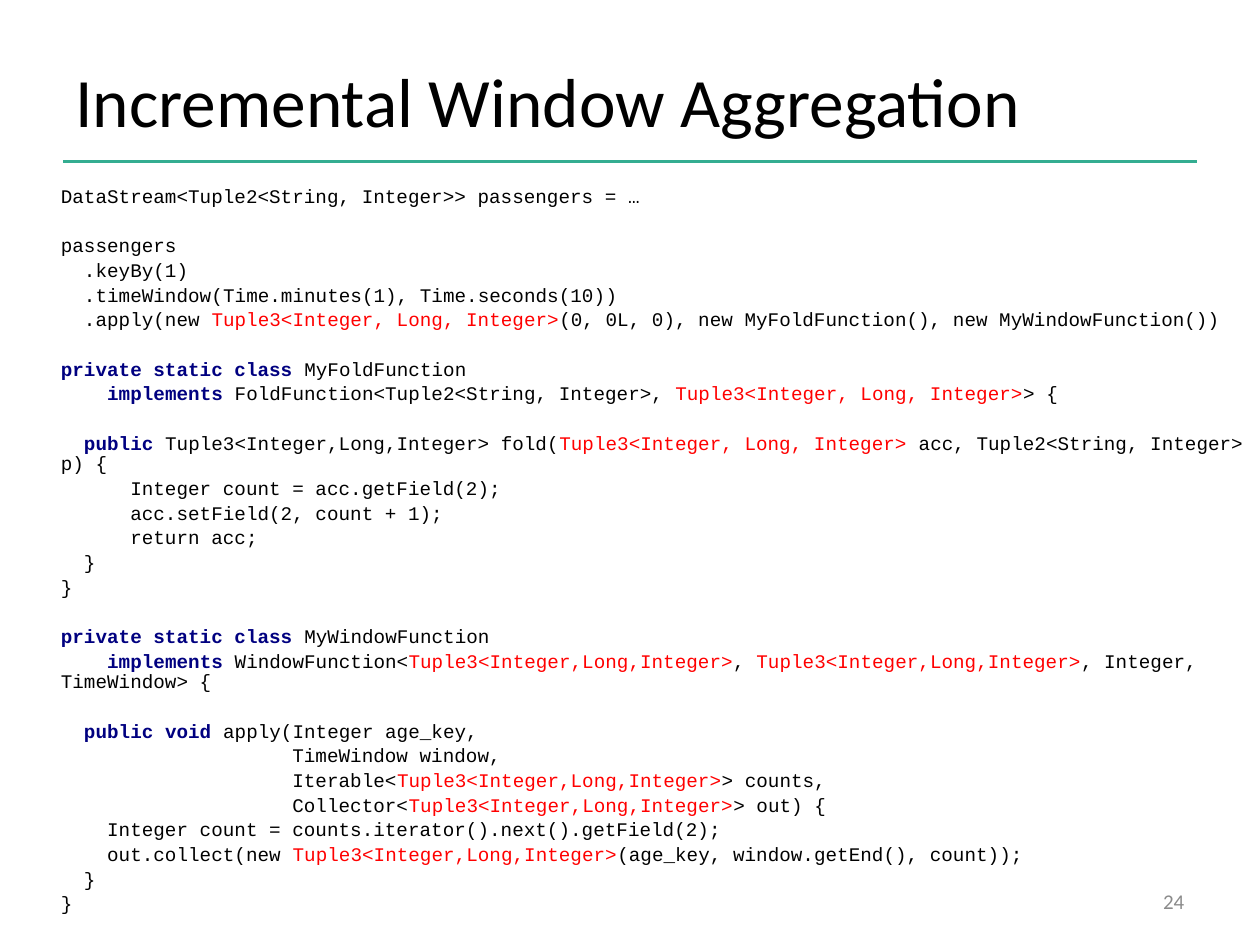
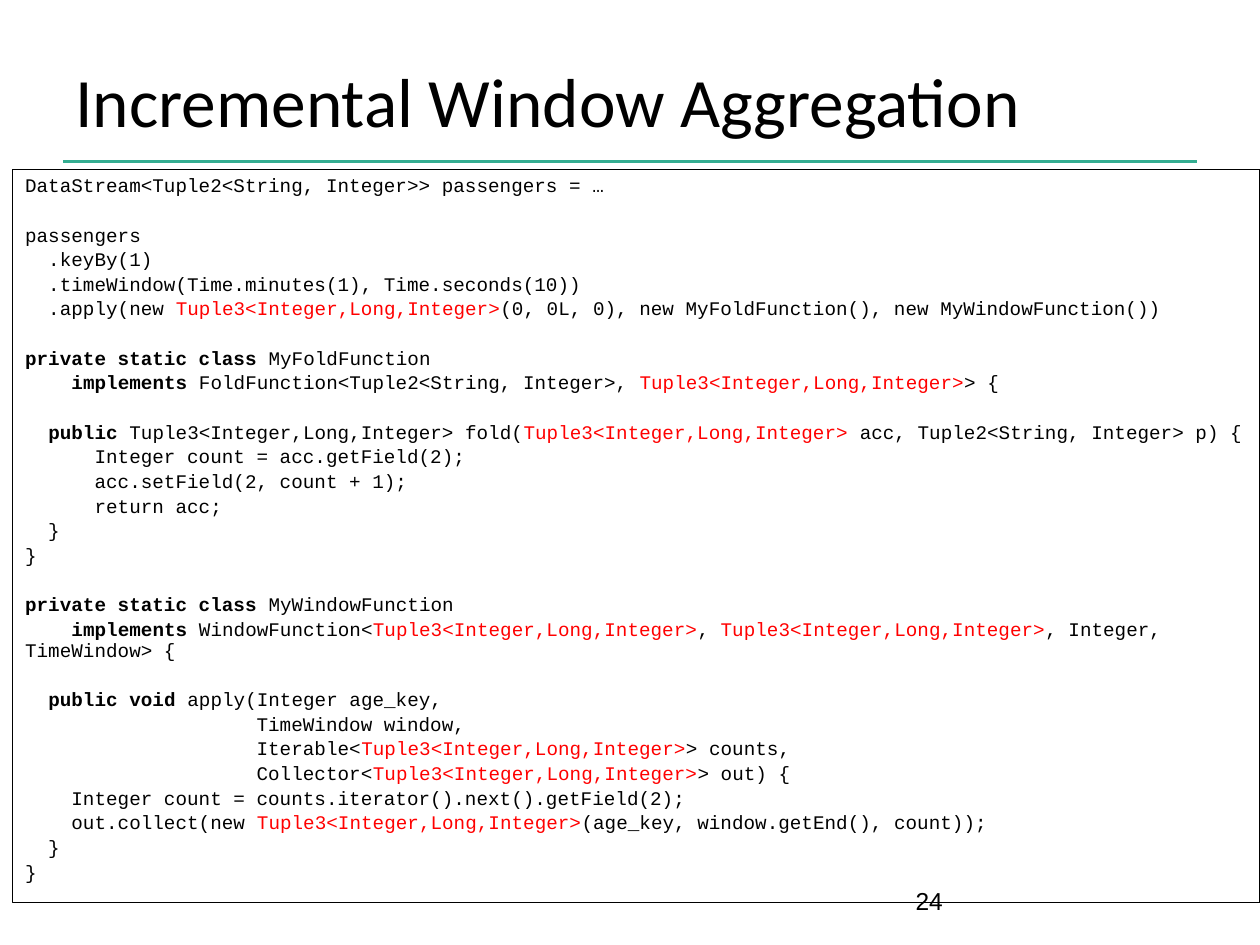
Before and after one commit to dataArtisans/flink-training-web, a slide deck: slide 24 of slides/flink_stream_windows.pptx. Drawn at 1260x945 pixels with LibreOffice and Linux fonts; fonts in the diff are those of the drawing; background and template pictures are left out. Boxes give left, top, right and bottom in pixels: in the first picture for what was removed or moved away, otherwise in the second. Text is boxed around its words. In the diff, an @@ line names an element or a change of style, - is before the commit and + after.

Commit message:
small updates to stream slides for 1.1.3, plus new intro slides

```diff
--- a/slides/flink_stream_windows.pptx
+++ b/slides/flink_stream_windows.pptx
@@ text "DataStream<Tuple2<String, Integer>> passengers = …": place and size @@
-text "DataStream<Tuple2<String, Integer>> passengers = …" at bbox=[61, 189, 1243, 865]
+text "DataStream<Tuple2<String, Integer>> passengers = …" at bbox=[13, 170, 1260, 903]
@@ text "DataStream<Tuple2<String, Integer>> passengers = …" at bbox=[13, 170, 1260, 903]: outline none to #000000 0.75 pt @@
@@ text at bbox=[25, 179, 1161, 833]: text colour #000080 to #000000 in "private static class", "private static class", "implements", "public void"; less space between paragraphs @@
@@ text at bbox=[48, 302, 1160, 319]: text changed @@
-.apply(new Tuple3<Integer, Long, Integer>(0, 0L, 0), new MyFoldFunction(), new MyWindowFunction())
+.apply(new Tuple3<Integer,Long,Integer>(0, 0L, 0), new MyFoldFunction(), new MyWindowFunction())
@@ text at bbox=[48, 376, 1218, 443]: text changed @@
-implements FoldFunction<Tuple2<String, Integer>, Tuple3<Integer, Long, Integer>> {
-public Tuple3<Integer,Long,Integer> fold(Tuple3<Integer, Long, Integer> acc, Tuple2<String, Integer> p) {
+implements FoldFunction<Tuple2<String, Integer>, Tuple3<Integer,Long,Integer>> {
+public Tuple3<Integer,Long,Integer> fold(Tuple3<Integer,Long,Integer> acc, Tuple2<String, Integer> p) {
@@ page number at bbox=[916, 893, 943, 910]: size 12 to 14 pt, font Calibri to Arial, text colour #8C8C8C to #000000; alignment right to left @@
```
Also in this commit, not shown: 33 other slides changed, 4 other files.
